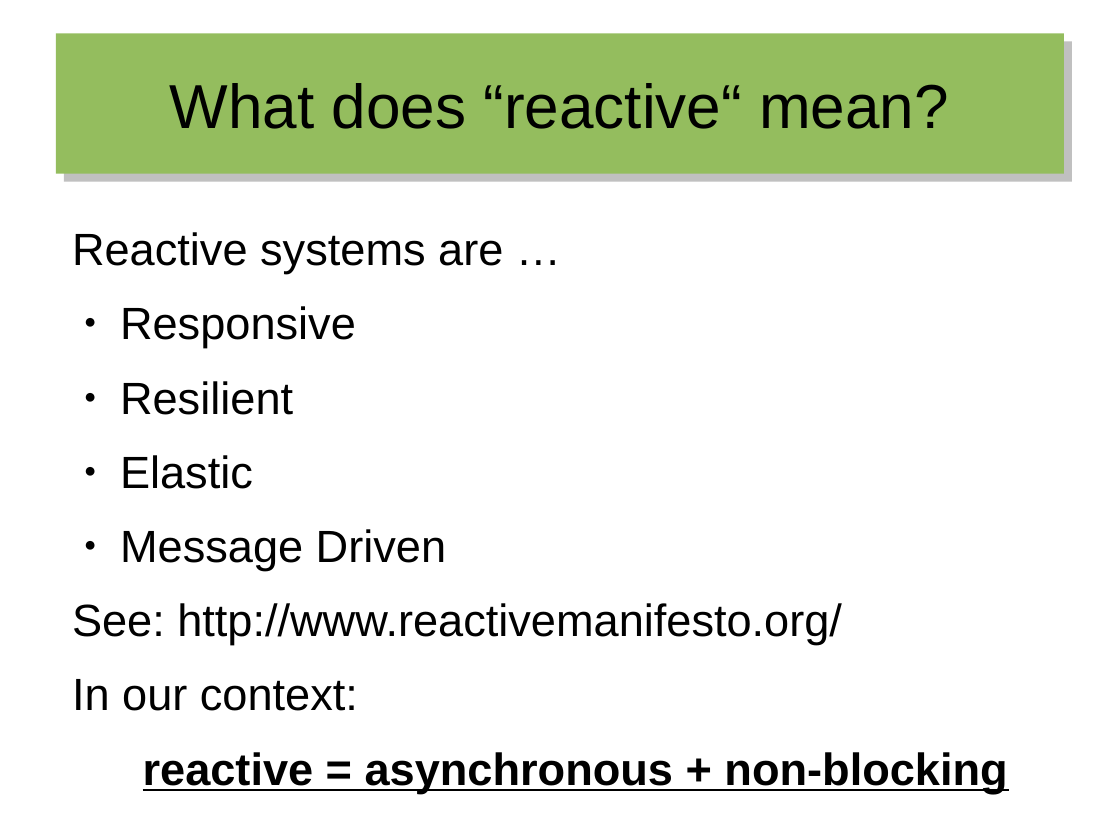
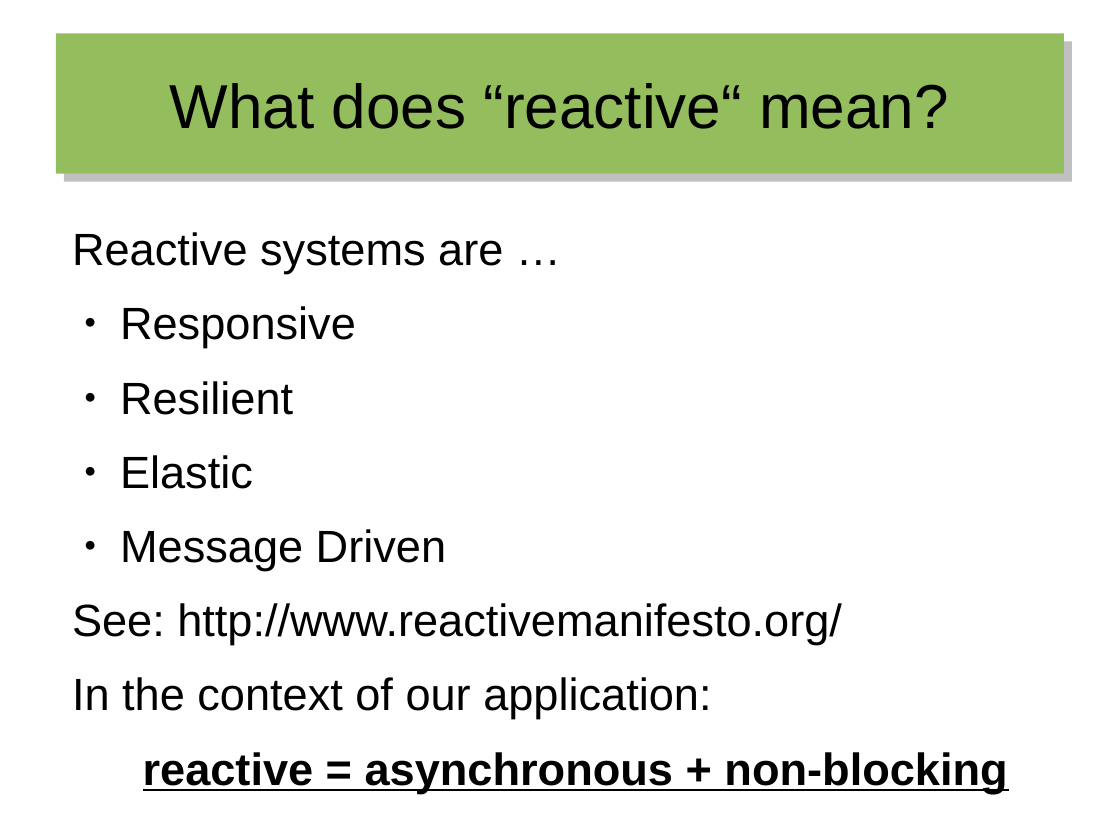
Before and after one commit to hermannhueck/reactive-mongo-access, a slide deck: slide 17 of Slides/2016-08_Reactive Mongo Access from Java 8.odp. Drawn at 1120x840 pixels with LibreOffice and Linux fonts; fonts in the diff are those of the drawing. Boxes give left, top, right and bottom in pixels: in the first picture for what was removed or moved away, otherwise in the second. Text is boxed around its words. In the diff, an @@ line names an element or a change of style, - is before the commit and + after.

```diff
--- a/Slides/2016-08_Reactive Mongo Access from Java 8.odp
+++ b/Slides/2016-08_Reactive Mongo Access from Java 8.odp
@@ text at box(72, 677, 711, 719): text changed @@
-In our context:
+In the context of our application:
```
Also in this commit, not shown: 10 other slides changed, 15 other files.
